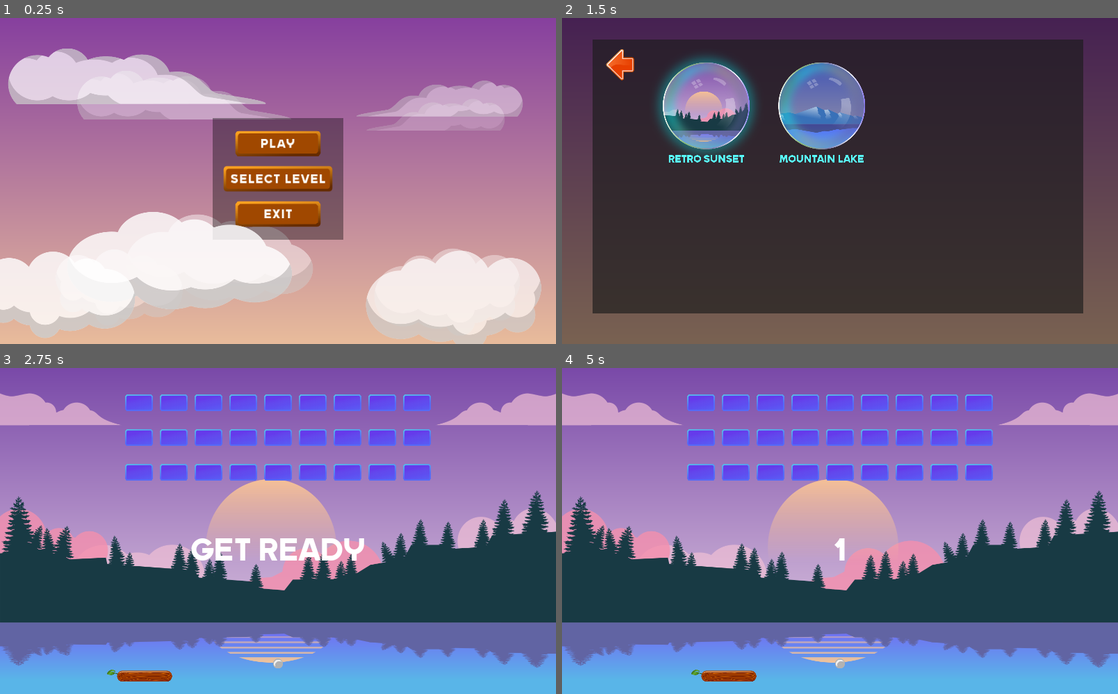
Above: before the commit, frames 1-4 (two rows, left to right).
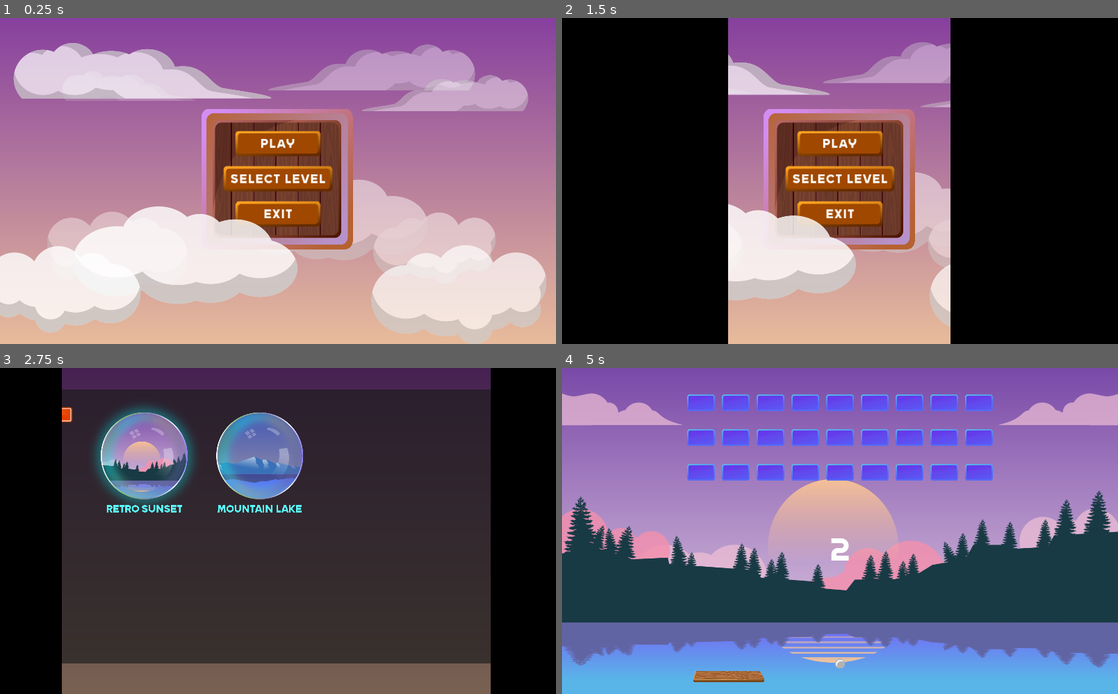
Above: after the commit, the same moments.

Repository: gruntworks/breakout
Game: Godot game, scene res://scenes/MainMenu.tscn
Two runs of this game, one before a commit and one after it. Both use one fixed random seed, a clock stepped at 60 frames per second and the inputs below. Sound files missing from this copy of the repository are replaced by a short silence.
Inputs (mouse positions are in pixels of both pictures, inside the frame that each line leads up to):
- Up to frame 1 (0.25 s): no input
- Up to frame 2 (1.5 s): click "SELECT LEVEL" at 0.5 s; click (706, 106) at 1.25 s, where only the run before the commit has a clickable "Retro Sunset"
- Up to frame 3 (2.75 s): click (144, 456) at 2 s, where only the run after the commit has a clickable "Retro Sunset"
- Up to frame 4 (5 s): click (823, 456) at 2.75 s, where only the run after the commit has a clickable "Mountain Lake"; move the mouse to (962, 514) at 3.52 s; hold Right (ui_right) 3.53-4.28 s; tap Enter at 4.25 s; move the mouse to (728, 547) at 4.27 s; hold Left (ui_left) from 4.28 s (still down)

The runs differ from the first frame. In frame 1, 25% of the frame differs, in the area x 0-99%, y 7-100%; in frame 2, 100%, in the area x 0-100%, y 0-100%; in frame 3, 100%; in frame 4, 0.6%.

Commit message:
Adds transition shader and new player sprite

Diff:
--- /dev/null
+++ b/assets/shaders/scene_transition.shader
@@ -0,0 +1,14 @@
+shader_type canvas_item;
+render_mode unshaded;
+
+uniform float cutoff : hint_range(0.0, 1.0);
+uniform sampler2D mask : hint_albedo;
+
+void fragment() {
+	float value = texture(mask, UV).r;
+	if (value < cutoff) {
+		COLOR = vec4(COLOR.rgb, 0.0)
+	} else {
+		COLOR = vec4(COLOR.rgb, 1.0)
+	}
+}
--- /dev/null
+++ b/scenes/Fade.tscn
@@ -0,0 +1,25 @@
+[gd_scene load_steps=5 format=2]
+
+[ext_resource path="res://assets/shaders/masks/transitionSampler.png" type="Texture" id=1]
+[ext_resource path="res://scripts/fade_in.gd" type="Script" id=2]
+[ext_resource path="res://assets/shaders/scene_transition.shader" type="Shader" id=3]
+
+[sub_resource type="ShaderMaterial" id=1]
+shader = ExtResource( 3 )
+shader_param/cutoff = 1.0
+shader_param/mask = ExtResource( 1 )
+
+[node name="Fade" type="CanvasLayer"]
+script = ExtResource( 2 )
+
+[node name="tween" type="Tween" parent="."]
+
+[node name="TransitionShader" type="ColorRect" parent="."]
+material = SubResource( 1 )
+anchor_right = 1.0
+anchor_bottom = 1.0
+mouse_filter = 2
+color = Color( 0, 0, 0, 1 )
+__meta__ = {
+"_edit_use_anchors_": false
+}
--- a/scenes/FadeIn.tscn
+++ /dev/null
@@ -1,33 +0,0 @@
-[gd_scene load_steps=3 format=2]
-
-[ext_resource path="res://scripts/fade_in.gd" type="Script" id=1]
-
-[sub_resource type="Animation" id=1]
-resource_name = "fade_in"
-length = 0.5
-tracks/0/type = "value"
-tracks/0/path = NodePath(".:color")
-tracks/0/interp = 1
-tracks/0/loop_wrap = true
-tracks/0/imported = false
-tracks/0/enabled = true
-tracks/0/keys = {
-"times": PoolRealArray( 0, 0.5 ),
-"transitions": PoolRealArray( 1, 1 ),
-"update": 0,
-"values": [ Color( 0, 0, 0, 0 ), Color( 0, 0, 0, 1 ) ]
-}
-
-[node name="FadeIn" type="ColorRect"]
-visible = false
-anchor_right = 1.0
-anchor_bottom = 1.0
-color = Color( 0, 0, 0, 0 )
-script = ExtResource( 1 )
-__meta__ = {
-"_edit_use_anchors_": false
-}
-
-[node name="AnimationPlayer" type="AnimationPlayer" parent="."]
-anims/fade_in = SubResource( 1 )
-[connection signal="animation_finished" from="AnimationPlayer" to="." method="_on_AnimationPlayer_animation_finished"]
--- a/scenes/GameMenu.tscn
+++ b/scenes/GameMenu.tscn
@@ -2,7 +2,7 @@
 
 [ext_resource path="res://assets/button_background.png" type="Texture" id=1]
 [ext_resource path="res://assets/button_background_hover.png" type="Texture" id=2]
-[ext_resource path="res://scenes/FadeIn.tscn" type="PackedScene" id=3]
+[ext_resource path="res://scenes/Fade.tscn" type="PackedScene" id=3]
 [ext_resource path="res://assets/Steinberg.ttf" type="DynamicFontData" id=4]
 [ext_resource path="res://scripts/game_over_menu.gd" type="Script" id=5]
 [ext_resource path="res://assets/sound/select_click.wav" type="AudioStream" id=6]
@@ -169,8 +169,6 @@
 "_edit_use_anchors_": false
 }
 
-[node name="FadeIn" parent="Menu" instance=ExtResource( 3 )]
-
 [node name="CenterLabel" type="CenterContainer" parent="Menu"]
 anchor_right = 1.0
 anchor_bottom = 1.0
@@ -191,6 +189,8 @@
 custom_colors/font_outline_modulate = Color( 0.388235, 0.945098, 1, 1 )
 text = "LEVEL CLEARED"
 
+[node name="Fade" parent="." instance=ExtResource( 3 )]
+
 [node name="ButtonHoverAudio" type="AudioStreamPlayer" parent="."]
 pause_mode = 2
 stream = ExtResource( 7 )
@@ -202,7 +202,6 @@
 [connection signal="pressed" from="Menu/CenterContainer/VBoxContainer/PlayAgainButton" to="." method="_on_PlayAgainButton_pressed"]
 [connection signal="pressed" from="Menu/CenterContainer/VBoxContainer/ResumeButton" to="." method="_on_ResumeButton_pressed"]
 [connection signal="pressed" from="Menu/CenterContainer/VBoxContainer/NextLevelButton" to="." method="_on_NextLevelButton_pressed"]
+[connection signal="pressed" from="Menu/CenterContainer/VBoxContainer/MainMenuButton" to="." method="_on_MainMenuButton_pressed"]
 [connection signal="pressed" from="Menu/CenterContainer/VBoxContainer/MainMenuButton" to="." method="_on_ResumeButton_pressed"]
-[connection signal="pressed" from="Menu/CenterContainer/VBoxContainer/MainMenuButton" to="." method="_on_MainMenuButton_pressed"]
 [connection signal="pressed" from="Menu/CenterContainer/VBoxContainer/ExitButton" to="." method="_on_ExitButton_pressed"]
-[connection signal="fade_finished" from="Menu/FadeIn" to="." method="_on_FadeIn_fade_finished"]
--- a/scenes/LevelSelect.tscn
+++ b/scenes/LevelSelect.tscn
@@ -11,6 +11,7 @@
 [ext_resource path="res://scripts/level_select.gd" type="Script" id=9]
 [ext_resource path="res://assets/sound/retro_hover.wav" type="AudioStream" id=10]
 [ext_resource path="res://assets/sound/select_click.wav" type="AudioStream" id=11]
+[ext_resource path="res://scenes/Fade.tscn" type="PackedScene" id=12]
 
 [sub_resource type="DynamicFont" id=1]
 size = 49
@@ -133,6 +134,8 @@
 "_edit_use_anchors_": false
 }
 
+[node name="Fade" parent="." instance=ExtResource( 12 )]
+
 [node name="Audio" type="Node" parent="."]
 
 [node name="ButtonHoverAudio" type="AudioStreamPlayer" parent="Audio"]
@@ -142,3 +145,5 @@
 stream = ExtResource( 11 )
 [connection signal="mouse_entered" from="BackButton" to="." method="_on_BackButton_mouse_entered"]
 [connection signal="pressed" from="BackButton" to="." method="_on_BackButton_pressed"]
+
+[editable path="Fade"]
--- a/scenes/Main.tscn
+++ b/scenes/Main.tscn
@@ -7,6 +7,7 @@
 [ext_resource path="res://assets/sound/brick_hit.wav" type="AudioStream" id=5]
 [ext_resource path="res://scripts/main.gd" type="Script" id=6]
 [ext_resource path="res://assets/sound/wall_hit.wav" type="AudioStream" id=7]
+[ext_resource path="res://scenes/Fade.tscn" type="PackedScene" id=8]
 
 [sub_resource type="DynamicFont" id=1]
 size = 60
@@ -38,14 +39,6 @@
 position = Vector2( 512, 544 )
 speed = 1.1
 
-[node name="Audio" type="Node2D" parent="."]
-
-[node name="HitBrick" type="AudioStreamPlayer2D" parent="Audio"]
-stream = ExtResource( 5 )
-
-[node name="HitWall" type="AudioStreamPlayer2D" parent="Audio"]
-stream = ExtResource( 7 )
-
 [node name="CountdownLabel" type="Label" parent="."]
 anchor_left = 0.5
 anchor_top = 0.5
@@ -63,5 +56,17 @@
 __meta__ = {
 "_edit_use_anchors_": false
 }
+
+[node name="Fade" parent="." instance=ExtResource( 8 )]
+
+[node name="Audio" type="Node2D" parent="."]
+
+[node name="HitBrick" type="AudioStreamPlayer2D" parent="Audio"]
+stream = ExtResource( 5 )
+
+[node name="HitWall" type="AudioStreamPlayer2D" parent="Audio"]
+stream = ExtResource( 7 )
 [connection signal="timeout" from="CountdownTimer" to="." method="_on_CountdownTimer_timeout"]
 [connection signal="out_of_screen" from="Ball" to="." method="_on_Ball_out_of_screen"]
+
+[editable path="Fade"]
--- a/scenes/MainMenu.tscn
+++ b/scenes/MainMenu.tscn
@@ -8,9 +8,10 @@
 [ext_resource path="res://assets/Steinberg.ttf" type="DynamicFontData" id=6]
 [ext_resource path="res://assets/button2_background.png" type="Texture" id=7]
 [ext_resource path="res://assets/button2_background_hover.png" type="Texture" id=8]
-[ext_resource path="res://scenes/FadeIn.tscn" type="PackedScene" id=9]
+[ext_resource path="res://scenes/Fade.tscn" type="PackedScene" id=9]
 [ext_resource path="res://assets/sound/retro_hover.wav" type="AudioStream" id=10]
 [ext_resource path="res://assets/sound/select_click.wav" type="AudioStream" id=11]
+[ext_resource path="res://assets/backgrounds/menuBackground.png" type="Texture" id=12]
 
 [sub_resource type="DynamicFont" id=1]
 size = 24
@@ -45,19 +46,20 @@
 show_behind_parent = true
 anchor_right = 1.0
 anchor_bottom = 1.0
-margin_left = 103.0
-margin_top = 97.0
-margin_right = 1792.0
-margin_bottom = 1023.0
-rect_scale = Vector2( 0.506, 0.527 )
+margin_left = 87.0
+margin_top = 49.0
+margin_right = 1776.0
+margin_bottom = 975.0
+rect_scale = Vector2( 0.489, 0.495 )
 mouse_filter = 2
 texture = ExtResource( 3 )
 stretch_mode = 5
-__meta__ = {
-"_edit_use_anchors_": false
-}
-
-[node name="Menu_Background" type="ColorRect" parent="."]
+flip_h = true
+__meta__ = {
+"_edit_use_anchors_": false
+}
+
+[node name="MenuControl" type="Control" parent="."]
 anchor_left = 0.5
 anchor_top = 0.5
 anchor_right = 0.5
@@ -66,19 +68,30 @@
 margin_top = -116.0
 margin_right = 120.0
 margin_bottom = 108.0
-color = Color( 0, 0, 0, 0.364706 )
-__meta__ = {
-"_edit_use_anchors_": false
-}
-
-[node name="CenterContainer" type="CenterContainer" parent="Menu_Background"]
-anchor_right = 1.0
-anchor_bottom = 1.0
-__meta__ = {
-"_edit_use_anchors_": false
-}
-
-[node name="VBoxContainer" type="VBoxContainer" parent="Menu_Background/CenterContainer"]
+
+[node name="MenuBackground" type="TextureRect" parent="MenuControl"]
+anchor_left = -0.109
+anchor_right = 1.053
+anchor_bottom = 1.094
+margin_left = 5.65518
+margin_top = -16.7772
+margin_right = 361.775
+margin_bottom = 267.167
+rect_scale = Vector2( 0.439, 0.489 )
+texture = ExtResource( 12 )
+expand = true
+__meta__ = {
+"_edit_use_anchors_": false
+}
+
+[node name="CenterContainer" type="CenterContainer" parent="MenuControl"]
+anchor_right = 1.0
+anchor_bottom = 1.0
+__meta__ = {
+"_edit_use_anchors_": false
+}
+
+[node name="VBoxContainer" type="VBoxContainer" parent="MenuControl/CenterContainer"]
 margin_left = 18.0
 margin_top = 22.0
 margin_right = 222.0
@@ -92,7 +105,7 @@
 "_edit_use_anchors_": false
 }
 
-[node name="Play" type="TextureButton" parent="Menu_Background/CenterContainer/VBoxContainer"]
+[node name="Play" type="TextureButton" parent="MenuControl/CenterContainer/VBoxContainer"]
 margin_left = 22.0
 margin_right = 182.0
 margin_bottom = 50.0
@@ -101,7 +114,7 @@
 texture_pressed = ExtResource( 4 )
 texture_hover = ExtResource( 5 )
 
-[node name="Label" type="Label" parent="Menu_Background/CenterContainer/VBoxContainer/Play"]
+[node name="Label" type="Label" parent="MenuControl/CenterContainer/VBoxContainer/Play"]
 anchor_right = 1.0
 anchor_bottom = 1.0
 custom_fonts/font = SubResource( 1 )
@@ -112,7 +125,7 @@
 "_edit_use_anchors_": false
 }
 
-[node name="LevelSelect" type="TextureButton" parent="Menu_Background/CenterContainer/VBoxContainer"]
+[node name="LevelSelect" type="TextureButton" parent="MenuControl/CenterContainer/VBoxContainer"]
 margin_top = 65.0
 margin_right = 204.0
 margin_bottom = 115.0
@@ -121,7 +134,7 @@
 texture_pressed = ExtResource( 7 )
 texture_hover = ExtResource( 8 )
 
-[node name="Label" type="Label" parent="Menu_Background/CenterContainer/VBoxContainer/LevelSelect"]
+[node name="Label" type="Label" parent="MenuControl/CenterContainer/VBoxContainer/LevelSelect"]
 anchor_right = 1.0
 anchor_bottom = 1.0
 custom_fonts/font = SubResource( 1 )
@@ -132,7 +145,7 @@
 "_edit_use_anchors_": false
 }
 
-[node name="Exit" type="TextureButton" parent="Menu_Background/CenterContainer/VBoxContainer"]
+[node name="Exit" type="TextureButton" parent="MenuControl/CenterContainer/VBoxContainer"]
 margin_left = 22.0
 margin_top = 130.0
 margin_right = 182.0
@@ -142,7 +155,7 @@
 texture_pressed = ExtResource( 4 )
 texture_hover = ExtResource( 5 )
 
-[node name="Label" type="Label" parent="Menu_Background/CenterContainer/VBoxContainer/Exit"]
+[node name="Label" type="Label" parent="MenuControl/CenterContainer/VBoxContainer/Exit"]
 anchor_right = 1.0
 anchor_bottom = 1.0
 custom_fonts/font = SubResource( 1 )
@@ -159,10 +172,10 @@
 show_behind_parent = true
 anchor_right = 1.0
 anchor_bottom = 1.0
-margin_left = -32.0
-margin_top = 56.0
-margin_right = 1657.0
-margin_bottom = 982.0
+margin_left = -21.9206
+margin_top = 45.9206
+margin_right = 1667.08
+margin_bottom = 971.921
 rect_scale = Vector2( 0.609, 0.599 )
 mouse_filter = 2
 texture = ExtResource( 3 )
@@ -171,7 +184,7 @@
 "_edit_use_anchors_": false
 }
 
-[node name="FadeIn" parent="." instance=ExtResource( 9 )]
+[node name="Fade" parent="." instance=ExtResource( 9 )]
 
 [node name="Audio" type="Node2D" parent="."]
 
@@ -181,10 +194,11 @@
 
 [node name="ButtonClick" type="AudioStreamPlayer" parent="Audio"]
 stream = ExtResource( 11 )
-[connection signal="mouse_entered" from="Menu_Background/CenterContainer/VBoxContainer/Play" to="." method="_on_PlayButton_mouse_entered"]
-[connection signal="pressed" from="Menu_Background/CenterContainer/VBoxContainer/Play" to="." method="_on_PlayButton_pressed"]
-[connection signal="mouse_entered" from="Menu_Background/CenterContainer/VBoxContainer/LevelSelect" to="." method="_on_PlayButton_mouse_entered"]
-[connection signal="pressed" from="Menu_Background/CenterContainer/VBoxContainer/LevelSelect" to="." method="_on_LevelSelect_pressed"]
-[connection signal="mouse_entered" from="Menu_Background/CenterContainer/VBoxContainer/Exit" to="." method="_on_Exit_Button_mouse_entered"]
-[connection signal="pressed" from="Menu_Background/CenterContainer/VBoxContainer/Exit" to="." method="_on_Exit_Button_pressed"]
-[connection signal="fade_finished" from="FadeIn" to="." method="_on_FadeIn_fade_finished"]
+[connection signal="mouse_entered" from="MenuControl/CenterContainer/VBoxContainer/Play" to="." method="_on_Button_mouse_entered"]
+[connection signal="pressed" from="MenuControl/CenterContainer/VBoxContainer/Play" to="." method="_on_PlayButton_pressed"]
+[connection signal="mouse_entered" from="MenuControl/CenterContainer/VBoxContainer/LevelSelect" to="." method="_on_Button_mouse_entered"]
+[connection signal="pressed" from="MenuControl/CenterContainer/VBoxContainer/LevelSelect" to="." method="_on_LevelSelect_pressed"]
+[connection signal="mouse_entered" from="MenuControl/CenterContainer/VBoxContainer/Exit" to="." method="_on_Button_mouse_entered"]
+[connection signal="pressed" from="MenuControl/CenterContainer/VBoxContainer/Exit" to="." method="_on_Exit_Button_pressed"]
+
+[editable path="Fade"]
--- a/scenes/Player.tscn
+++ b/scenes/Player.tscn
@@ -1,21 +1,22 @@
 [gd_scene load_steps=4 format=2]
 
-[ext_resource path="res://assets/wood_paddle.png" type="Texture" id=1]
+[ext_resource path="res://assets/playerPaddle.png" type="Texture" id=1]
 [ext_resource path="res://scripts/player.gd" type="Script" id=2]
 
-[sub_resource type="RectangleShape2D" id=1]
-extents = Vector2( 7.70169, 38.623 )
+[sub_resource type="CapsuleShape2D" id=1]
+radius = 5.67743
+height = 88.747
 
 [node name="Player" type="KinematicBody2D"]
 collision_layer = 0
 script = ExtResource( 2 )
 
 [node name="Sprite" type="Sprite" parent="."]
-position = Vector2( -9.52617, -0.876656 )
-scale = Vector2( 0.380753, 0.380753 )
+scale = Vector2( 0.217308, 0.217308 )
 texture = ExtResource( 1 )
 
 [node name="BodyCollision" type="CollisionShape2D" parent="."]
+position = Vector2( 7.62939e-06, 4.20448 )
 rotation = 1.5708
 scale = Vector2( 1.32, 1.32 )
 shape = SubResource( 1 )
--- a/scripts/fade_in.gd
+++ b/scripts/fade_in.gd
@@ -1,9 +1,9 @@
-extends ColorRect
-
-signal fade_finished
+extends CanvasLayer
 
 func fade_in() -> void:
-	$AnimationPlayer.play("fade_in")
+	$tween.interpolate_property($TransitionShader.material, "shader_param/cutoff", 0.0, 1.0, 1.0, Tween.TRANS_LINEAR, Tween.EASE_OUT)
+	$tween.start()
 
-func _on_AnimationPlayer_animation_finished(_anim_name) -> void:
-	emit_signal("fade_finished")
+func fade_out() -> void:
+	$tween.interpolate_property($TransitionShader.material, "shader_param/cutoff", 1.0, 0.0, 0.7, Tween.TRANS_LINEAR, Tween.EASE_OUT)
+	$tween.start()
--- a/scripts/game_over_menu.gd
+++ b/scripts/game_over_menu.gd
@@ -20,6 +20,8 @@
 
 func _on_PlayAgainButton_pressed() -> void:
 	yield($ButtonClickAudio, "finished")
+	$Fade.fade_out()
+	yield($Fade/tween, "tween_completed")
 	if get_tree().reload_current_scene() != OK:
 		print("Current Scene reload failed")
 
@@ -35,6 +37,8 @@
 
 func _on_NextLevelButton_pressed() -> void:
 	yield($ButtonClickAudio, "finished")
+	$Fade.fade_out()
+	yield($Fade/tween, "tween_completed")
 	get_parent().to_next_level()
 
 func _on_menu_button_hover(_button) -> void:
--- a/scripts/level_select.gd
+++ b/scripts/level_select.gd
@@ -1,6 +1,7 @@
 extends Control
 
 func _ready() -> void:
+	$Fade.fade_in()
 	for level in get_tree().get_nodes_in_group("level_select"):
 		level.connect("mouse_entered", self, "_on_level_bubble_hover", [level])
 		level.connect("pressed", self, "_on_level_bubble_click", [level])
@@ -9,6 +10,8 @@
 	LOADER.current_level = int(level.name)
 	$Audio/ButtonClickAudio.play()
 	yield($Audio/ButtonClickAudio, "finished")
+	$Fade.fade_out()
+	yield($Fade/tween, "tween_completed")
 
 	if get_tree().change_scene("res://scenes/Main.tscn") != OK:
 		print("Main scene load failed")
--- a/scripts/main.gd
+++ b/scripts/main.gd
@@ -5,6 +5,7 @@
 var start_countdown: int = 3
 
 func _ready() -> void:
+	$Fade.fade_in()
 	$Levels.add_child(LOADER.get_level())
 	Input.set_mouse_mode(Input.MOUSE_MODE_HIDDEN)
 	game_running = false
@@ -43,8 +44,10 @@
 	$Player.position = Vector2(512, 568)
 	game_over = false
 	Input.set_mouse_mode(Input.MOUSE_MODE_HIDDEN)
+	$GameMenu.hide_menu()
+	$GameMenu/Fade.fade_in()
+	yield($GameMenu/Fade/tween, "tween_completed")
 	$CountdownTimer.start()
-	$GameMenu.hide_menu()
 	$CountdownLabel.show()
 
 func _on_CountdownTimer_timeout() -> void:
--- a/scripts/main_menu.gd
+++ b/scripts/main_menu.gd
@@ -15,8 +15,10 @@
 func _on_PlayButton_pressed() -> void:
 	$Audio/ButtonClick.play()
 	yield($Audio/ButtonClick, "finished")
-	$FadeIn.show()
-	$FadeIn.fade_in()
+	$Fade.fade_out()
+	yield($Fade/tween, "tween_completed")
+	if get_tree().change_scene("res://scenes/Main.tscn") != OK:
+		print("Main scene load failed")
 
 func _offset_clouds(position: Vector2) -> void:
 	clouds_offset.x = - position.x / get_viewport().size.x * cloud_move_multiplier
@@ -34,15 +36,13 @@
 	yield($Audio/ButtonClick, "finished")
 	get_tree().quit()
 
-
-func _on_PlayButton_mouse_entered() -> void:
+func _on_Button_mouse_entered() -> void:
 	$Audio/ButtonHover.play()
 
-
-func _on_Exit_Button_mouse_entered() -> void:
-	$Audio/ButtonHover.play()
-
-
 func _on_LevelSelect_pressed() -> void:
+	$Audio/ButtonClick.play()
+	yield($Audio/ButtonClick, "finished")
+	$Fade.fade_out()
+	yield($Fade/tween,"tween_completed")
 	if get_tree().change_scene("res://scenes/LevelSelect.tscn") != OK:
 		print("Level Select scene failed to load")
--- a/scripts/player.gd
+++ b/scripts/player.gd
@@ -16,8 +16,8 @@
 	player_scale = $Sprite.scale
 	player_y_pos = $Sprite.global_position.y
 
-	player_start_limit = player_size.x * player_scale.x / 2 + 10
-	player_end_limit =  get_viewport_rect().size.x - player_size.x * player_scale.x / 2 + 10
+	player_start_limit = player_size.x * player_scale.x / 2
+	player_end_limit =  get_viewport_rect().size.x - player_size.x * player_scale.x / 2
 
 func _process(delta) -> void:
 	if not get_parent().game_over:
Binary file added: assets/backgrounds/menuBackground.png
Not shown, added: assets/backgrounds/menuBackground.png.import
Binary file added: assets/playerPaddle.png
Not shown, added: assets/playerPaddle.png.import
Binary file added: assets/shaders/masks/transitionSampler.png
Not shown, added: assets/shaders/masks/transitionSampler.png.import
Not shown: 1 places in scenes/LevelSelect.tscn that only renumber resources
Not shown: 1 places in scenes/Main.tscn that only renumber resources
Not shown: 1 places in scenes/MainMenu.tscn that only renumber resources
